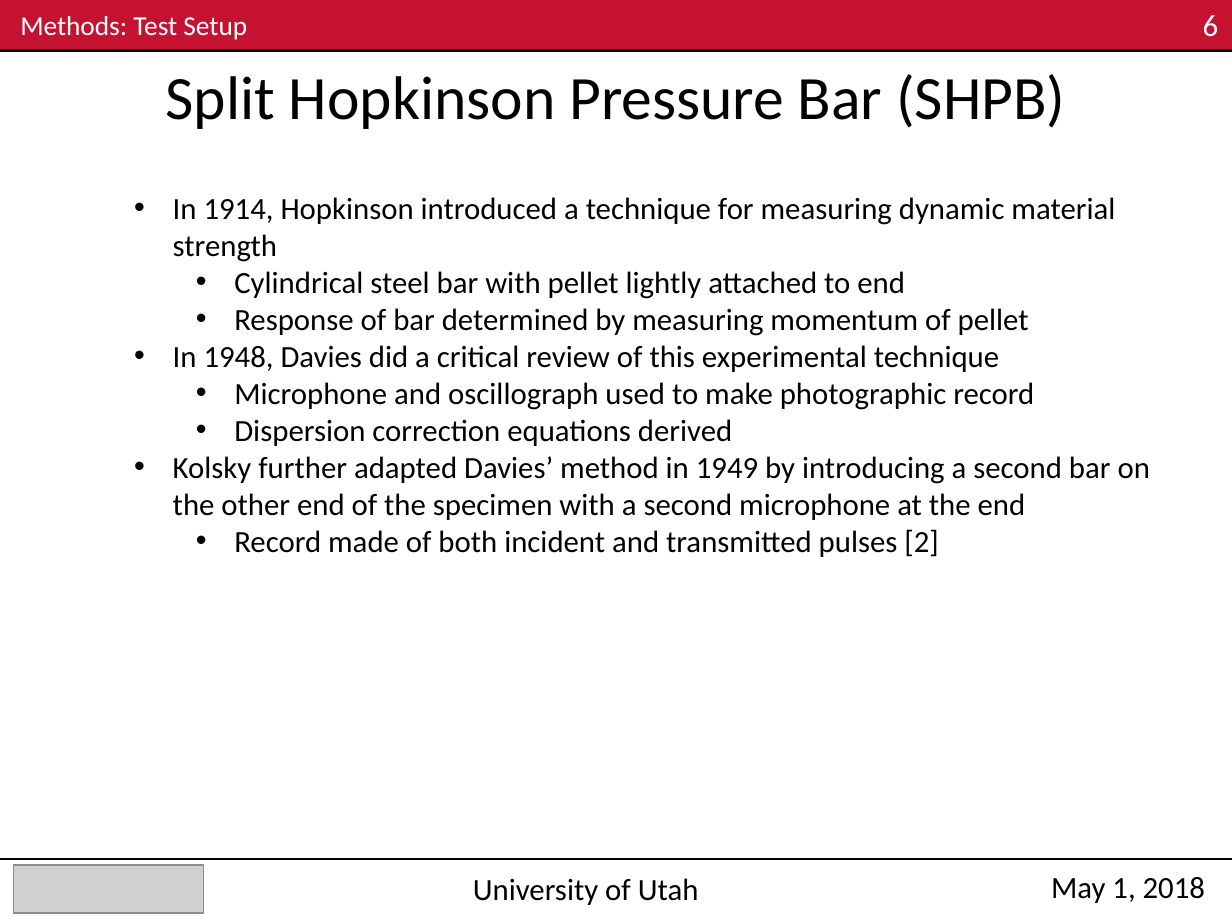
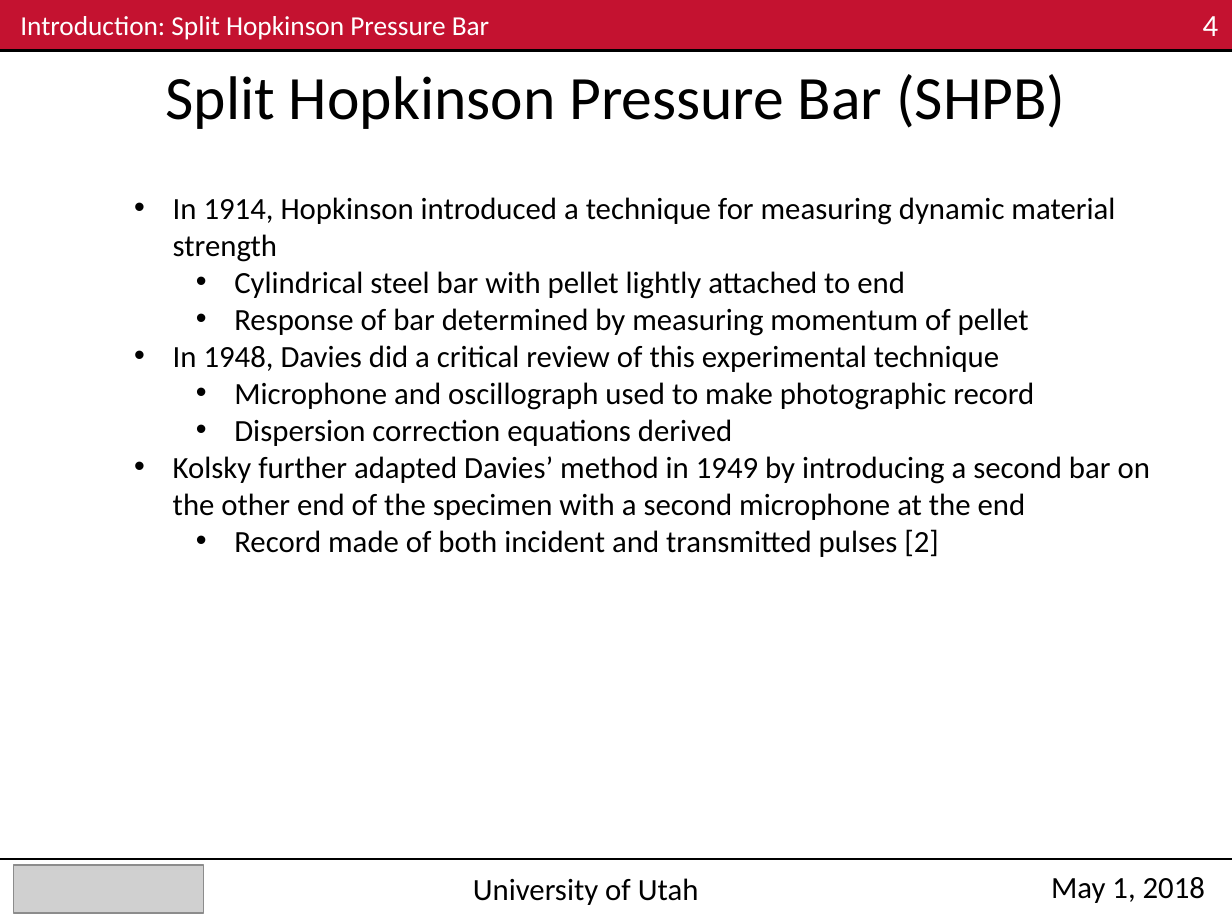
Before and after one commit to Mar-ten/PMAA_Fracture, a slide deck: slide 4 of ME EN 6960_Group4_Exp3_Nick.pptx. Drawn at 1232x924 pixels with LibreOffice and Linux fonts; fonts in the diff are those of the drawing; grey boxes stand for pictures. Boxes give left, top, right and bottom in pixels: in the first picture for what was removed or moved away, otherwise in the second. Text is boxed around its words. In the diff, an @@ line names an element or a change of style, - is before the commit and + after.

```diff
--- a/ME EN 6960_Group4_Exp3_Nick.pptx
+++ b/ME EN 6960_Group4_Exp3_Nick.pptx
@@ text removed at (20,16,247,40) @@
-Methods: Test Setup
@@ text added at (20,16,489,40), 16 pt, text #FFFFFF @@
+Introduction: Split Hopkinson Pressure Bar
@@ text at (1203,16,1219,36): text changed @@
-6
+4
```
Also in this commit, not shown: 9 other slides changed, 1 other file.
